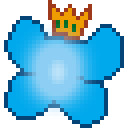
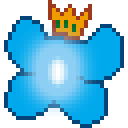
The second (128, 128) image is a revision of the first. Changes to its layers:
added layer "Layer 2 copy 2" above "Layer 2" over [48, 56, 68, 88]
